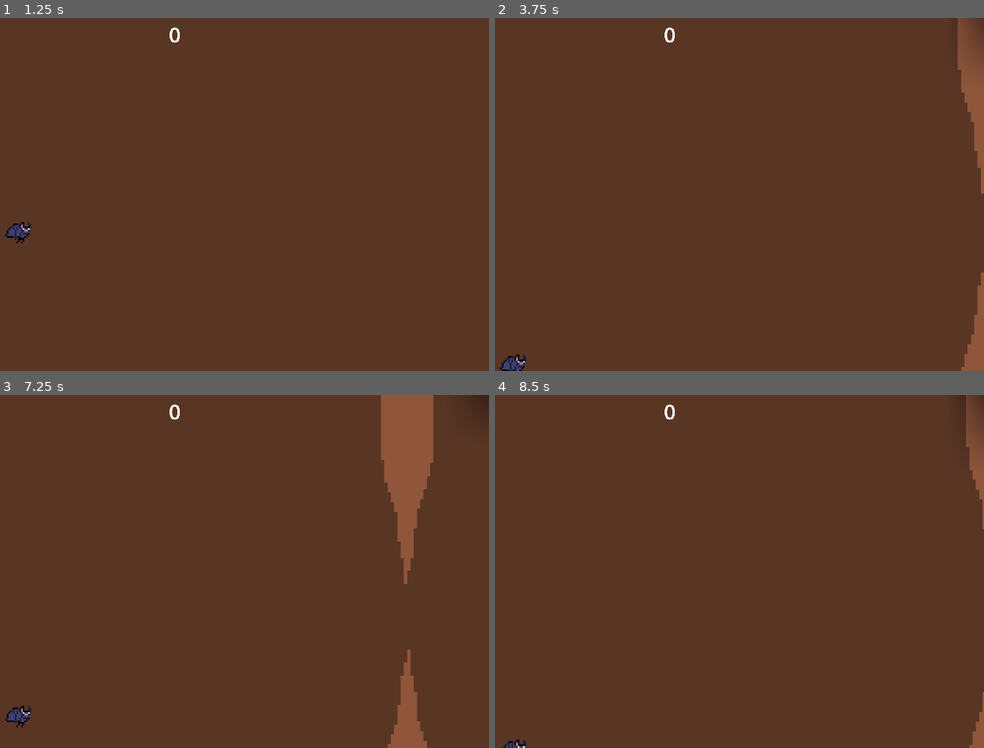
Above: before the commit, frames 1-4 (two rows, left to right).
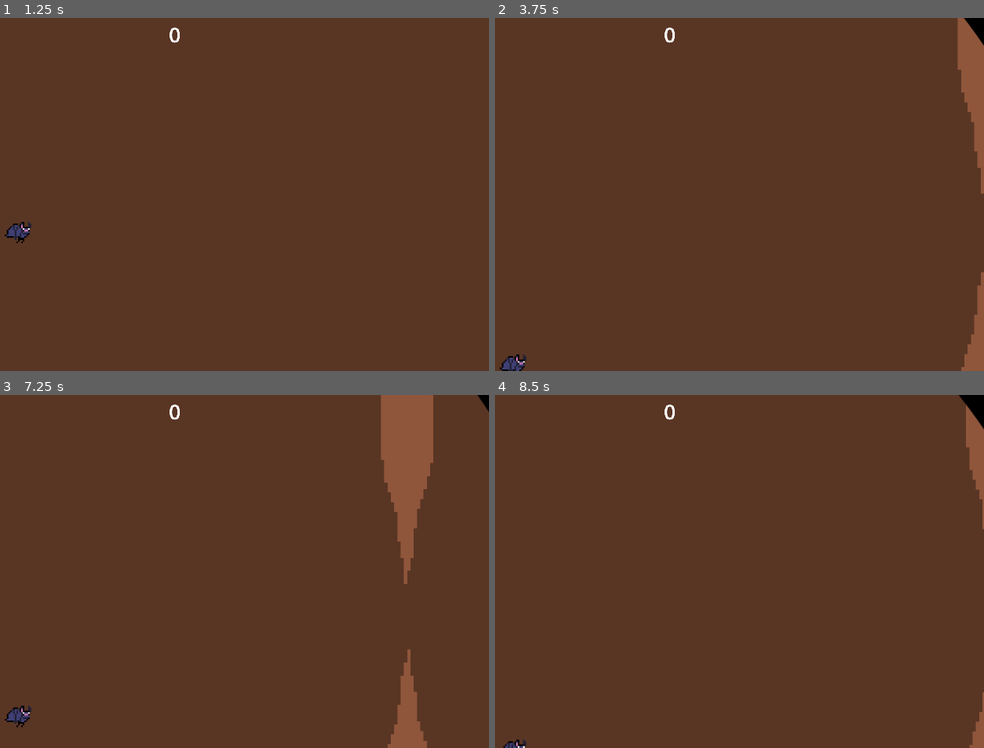
Above: after the commit, the same moments.

Repository: kirjahri/flappy-bat
Game: Godot game, scene res://scenes/main.tscn
Two runs of this game, one before a commit and one after it. Both use one fixed random seed, a clock stepped at 60 frames per second and the inputs below.
Inputs (mouse positions are in pixels of both pictures, inside the frame that each line leads up to):
- Up to frame 1 (1.25 s): move the mouse to (312, 176) at 0.52 s; hold Right mouse button (dive) from 0.53 s (still down); click (312, 176) at 0.77 s
- Up to frame 2 (3.75 s): move the mouse to (543, 212) at 1.27 s; release Right mouse button (dive) at 1.28 s; right-click (543, 212) at 1.35 s; click (543, 212) at 1.52 s; move the mouse to (734, 116) at 2.02 s; hold Right mouse button (dive) 2.03-2.78 s; move the mouse to (636, 265) at 2.77 s; right-click (636, 265) at 2.85 s; click (636, 265) at 3.02 s; tap Enter at 3.5 s; move the mouse to (856, 247) at 3.52 s; hold Right mouse button (dive) from 3.53 s (still down)
- Up to frame 3 (7.25 s): click (361, 624) at 3.77 s; move the mouse to (outside the picture) at 4.27 s; release Right mouse button (dive) at 4.28 s; right-click (outside the picture) at 4.35 s; click (outside the picture) at 4.52 s; move the mouse to (205, 571) at 5.02 s; hold Right mouse button (dive) 5.03-5.78 s; move the mouse to (83, 483) at 5.77 s; right-click (83, 483) at 5.85 s; click (83, 483) at 6.02 s; tap Space at 6.5 s; move the mouse to (312, 553) at 6.52 s; hold Right mouse button (dive) from 6.53 s (still down); click (312, 553) at 6.77 s
- Up to frame 4 (8.5 s): move the mouse to (543, 589) at 7.27 s; release Right mouse button (dive) at 7.28 s; right-click (543, 589) at 7.35 s; click (543, 589) at 7.52 s; move the mouse to (734, 493) at 8.02 s; hold Right mouse button (dive) from 8.03 s (still down)

Frame 1 is identical in both runs. In frame 2, 0.4% of the frame differs, in the area x 95-100%, y 0-13%; in frame 3, less than 0.1%; in frame 4, 0.4%, in the area x 94-100%, y 0-15%.

Commit message:
feat: change light texture into a vector circle

Diff:
--- /dev/null
+++ b/assets/sprites/light.svg
@@ -0,0 +1,7 @@
+<svg version="1.2" xmlns="http://www.w3.org/2000/svg" viewBox="0 0 2056 2056" width="2056" height="2056">
+	<title>New Project</title>
+	<style>
+		.s0 { fill: #ffffff }
+	</style>
+	<path id="Shape 1" fill-rule="evenodd" class="s0" d="m1028 2056c-568.5 0-1028-459.5-1028-1028 0-568.5 459.5-1028 1028-1028 568.5 0 1028 459.5 1028 1028 0 568.5-459.5 1028-1028 1028z"/>
+</svg>
--- a/scenes/orb.tscn
+++ b/scenes/orb.tscn
@@ -2,7 +2,7 @@
 
 [ext_resource type="Texture2D" uid="uid://dua0n4fheov00" path="res://assets/sprites/yellow-orb.png" id="1_ktqa0"]
 [ext_resource type="Script" uid="uid://cwi7yfmq7d77f" path="res://scripts/orb.gd" id="1_ubfm6"]
-[ext_resource type="Texture2D" uid="uid://d1txoe7troe3i" path="res://assets/sprites/light.png" id="3_g6cbt"]
+[ext_resource type="Texture2D" uid="uid://ble0u3qlsc43l" path="res://assets/sprites/light.svg" id="3_g6cbt"]
 
 [sub_resource type="CircleShape2D" id="CircleShape2D_ubfm6"]
 radius = 6.0
@@ -17,6 +17,6 @@
 shape = SubResource("CircleShape2D_ubfm6")
 
 [node name="PointLight2D" type="PointLight2D" parent="."]
-scale = Vector2(3, 3)
+scale = Vector2(0.025, 0.025)
 blend_mode = 2
 texture = ExtResource("3_g6cbt")
--- a/scenes/player.tscn
+++ b/scenes/player.tscn
@@ -2,7 +2,7 @@
 
 [ext_resource type="Script" uid="uid://csx0hry5oj5wl" path="res://scripts/player.gd" id="1_g2els"]
 [ext_resource type="Texture2D" uid="uid://b2h5alyflo51f" path="res://assets/sprites/bat.png" id="2_g2els"]
-[ext_resource type="Texture2D" uid="uid://d1txoe7troe3i" path="res://assets/sprites/light.png" id="3_qhqgy"]
+[ext_resource type="Texture2D" uid="uid://ble0u3qlsc43l" path="res://assets/sprites/light.svg" id="3_qhqgy"]
 
 [sub_resource type="Animation" id="Animation_qlg0r"]
 length = 0.001
@@ -32,7 +32,7 @@
 "times": PackedFloat32Array(0, 30),
 "transitions": PackedFloat32Array(1, 1),
 "update": 0,
-"values": [Vector2(50, 50), Vector2(1, 1)]
+"values": [Vector2(0.35, 0.35), Vector2(0.05, 0.05)]
 }
 
 [sub_resource type="AnimationLibrary" id="AnimationLibrary_tuyoq"]
@@ -53,6 +53,7 @@
 polygon = PackedVector2Array(7, -3, 3, -3, 0, -5, -3, -5, -7, -1, -8, 2, -7, 4, 0, 4, 0, 6, 4, 6, 4, 4, 7, 2)
 
 [node name="PointLight2D" type="PointLight2D" parent="."]
+texture_filter = 2
 scale = Vector2(50, 50)
 texture = ExtResource("3_qhqgy")
 
Binary file removed: assets/sprites/light.png
Not shown, changed: assets/sprites/light.svg.import
